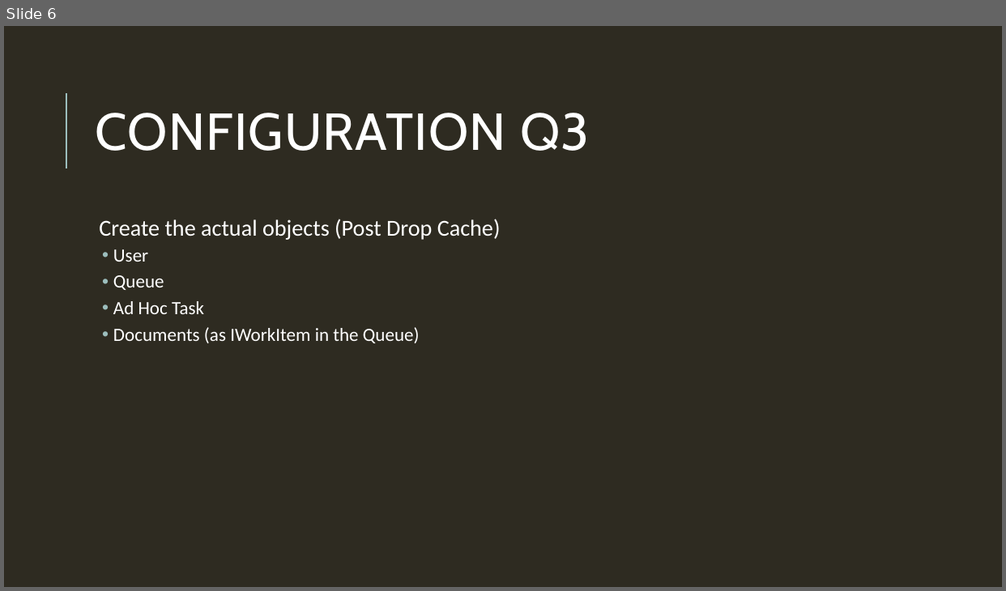
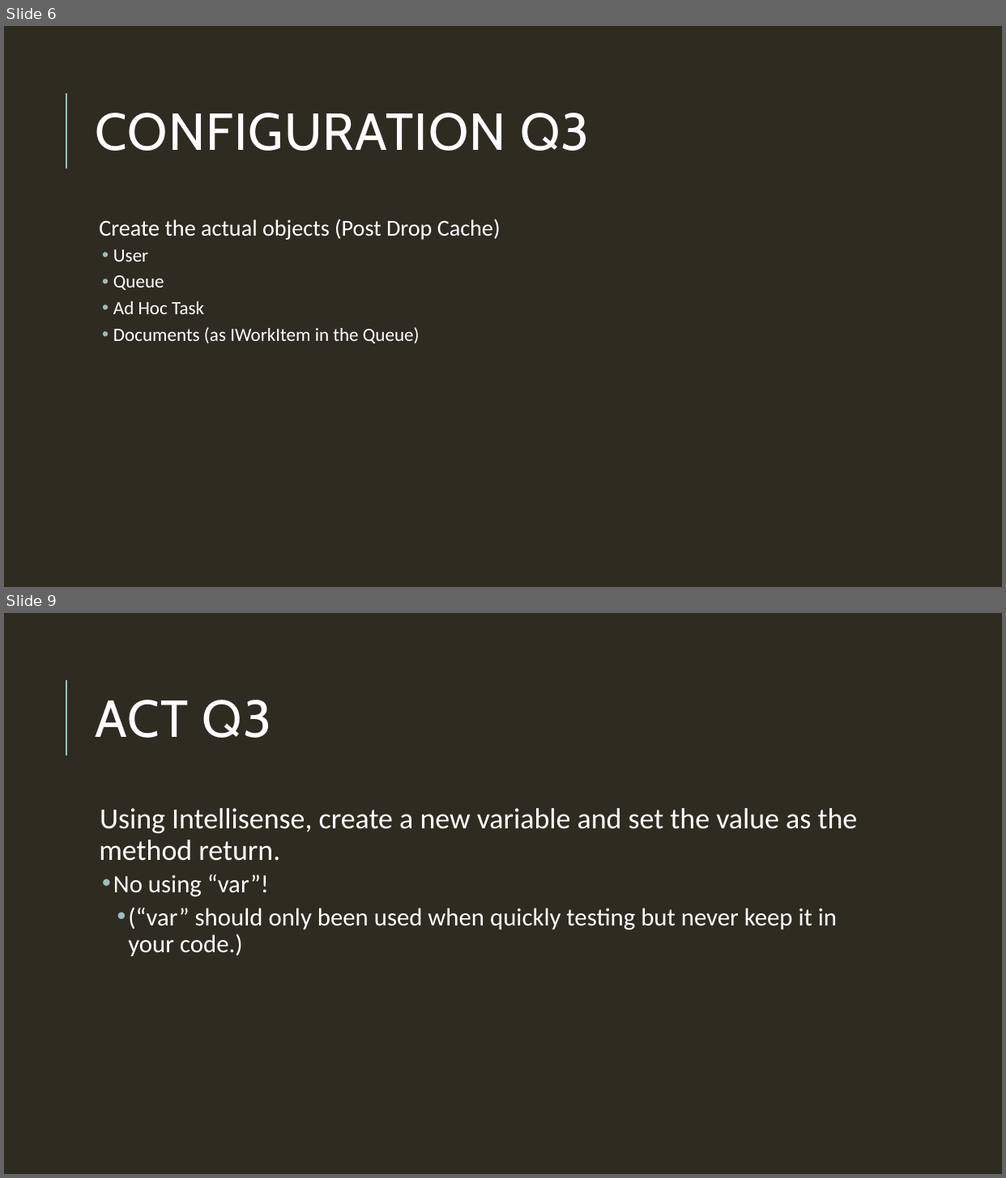
Before and after one commit to mchiricohyland/TEgit, a slide deck: It’s so easy, Tyler can do it.pptx. Shown one above the other, each under a label of ours: slide 6 before the commit, slides 6 and 9 after it; the slides between them are not shown. The pictures are 1006x591 and 1006x1178 pixels, drawn with LibreOffice and Linux fonts; fonts in the diff are those of the drawing. Boxes give left, top, right and bottom in pixels: in the first picture for what was removed or moved away, otherwise in the second. Text is boxed around its words. In the diff, an @@ line names an element or a change of style, - is before the commit and + after.

```diff
--- a/It’s so easy, Tyler can do it.pptx
+++ b/It’s so easy, Tyler can do it.pptx
@@ slide 9 added at (4,613,1002,1174), background #2E2B21; not listed: 1 template element that a slide beside it also shows @@
@@ title added at (96,700,272,738), 50 pt, text #FFFFFF @@
+ACT Q3
@@ text added at (99,808,858,956), 24 pt, text #FFFFFF @@
+  Using Intellisense, create a new variable and set the value as the method return.
+  • No using “var”!
+    • (“var” should only been used when quickly testing but never keep it in your code.)
```
Also in this commit, not shown: 2 other slides added, 10 other files.
